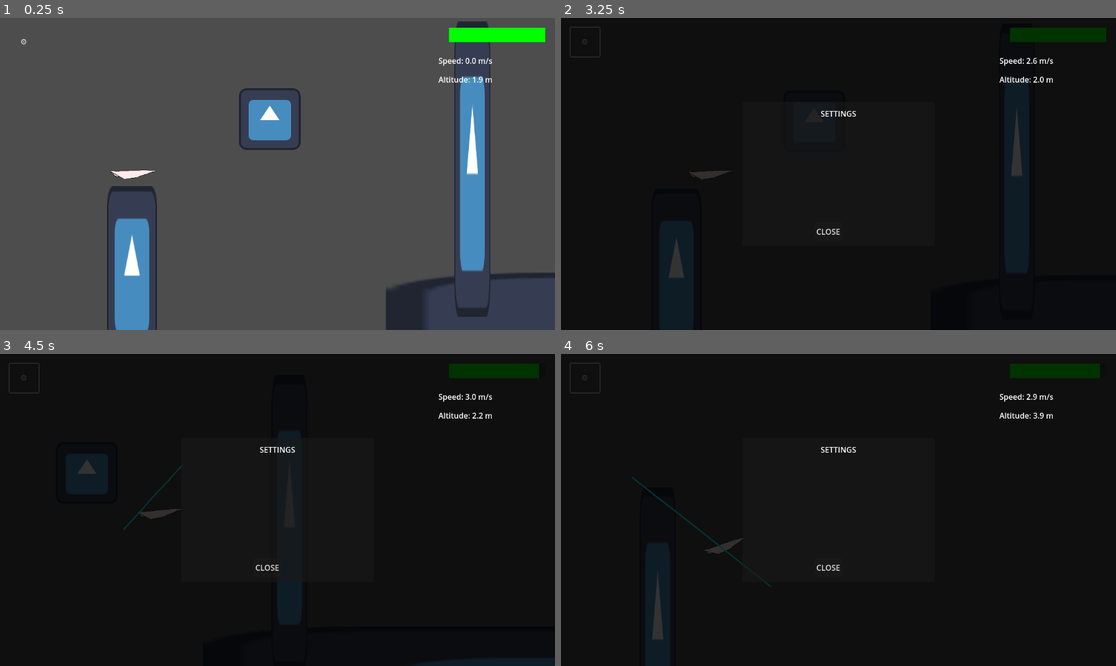
Above: before the commit, frames 1-4 (two rows, left to right).
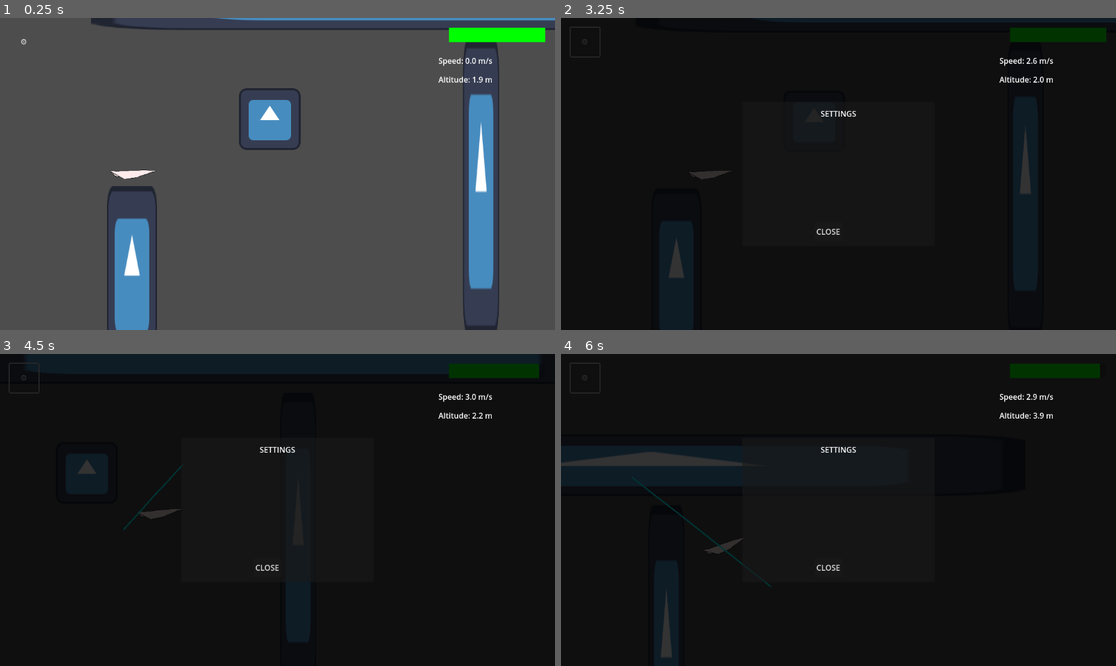
Above: after the commit, the same moments.

Repository: STUDIO-SINOKAYO/planegame
Game: Godot game, scene res://Scenes/level.tscn
The game is run twice, just before and just after one commit, with the same random seed, the same clock (stepped at 60 frames per second) and the same inputs. The engine's default icon, where the game draws it, is replaced by a stand-in: a white triangle on a blue panel in a dark square.
Inputs (mouse positions are in pixels of both pictures, inside the frame that each line leads up to):
- Up to frame 1 (0.25 s): no input
- Up to frame 2 (3.25 s): click "⚙️" at 0.5 s; click "⚙️" at 1.25 s; click "⚙️" at 2 s; tap Enter (ui_accept) at 2.75, 3.02 s; move the mouse to (960, 158) at 2.77 s; right-click (960, 158) at 2.85 s; click (960, 158) at 2.92 s
- Up to frame 3 (4.5 s): drag from (166, 525) to (227, 460) at 3.52 s; move the mouse to (333, 441) at 4.27 s; right-click (333, 441) at 4.35 s; click (333, 441) at 4.42 s
- Up to frame 4 (6 s): drag from (810, 572) to (672, 463) at 5.02 s; move the mouse to (1005, 556) at 5.77 s; right-click (1005, 556) at 5.85 s; click (1005, 556) at 5.92 s

The runs differ from the first frame. In frame 1, 6.4% of the frame differs, in the area x 16-100%, y 0-100%; in frame 2, 0.7%; in frame 3, less than 0.1%; in frame 4, 1.7%.

Commit message:
upper boundary collision thingy (will be clouds)

Diff:
--- /dev/null
+++ b/Scenes/Clouds.gd
@@ -0,0 +1,11 @@
+extends StaticBody2D
+
+
+# Called when the node enters the scene tree for the first time.
+func _ready() -> void:
+	pass # Replace with function body.
+
+
+# Called every frame. 'delta' is the elapsed time since the previous frame.
+func _process(delta: float) -> void:
+	pass
--- /dev/null
+++ b/Scenes/clouds.tscn
@@ -0,0 +1,19 @@
+[gd_scene load_steps=3 format=3 uid="uid://dx16h0mn7uvo5"]
+
+[ext_resource type="Texture2D" uid="uid://d02dwmif63q64" path="res://icon.svg" id="1_hmje7"]
+
+[sub_resource type="RectangleShape2D" id="RectangleShape2D_kt4y7"]
+size = Vector2(1528, 107)
+
+[node name="Clouds" type="Node2D"]
+
+[node name="Sprite2D" type="Sprite2D" parent="."]
+position = Vector2(388.5, 0)
+scale = Vector2(12.1484, 1)
+texture = ExtResource("1_hmje7")
+
+[node name="StaticBody2D" type="StaticBody2D" parent="."]
+
+[node name="CollisionShape2D" type="CollisionShape2D" parent="StaticBody2D"]
+position = Vector2(386, 2.5)
+shape = SubResource("RectangleShape2D_kt4y7")
--- a/Scenes/level.tscn
+++ b/Scenes/level.tscn
@@ -6,6 +6,7 @@
 [ext_resource type="Texture2D" uid="uid://3ljseolo2rts" path="res://Assets/Spite.png" id="4_81xng"]
 [ext_resource type="PackedScene" uid="uid://ba0tj3luxxix5" path="res://Scenes/fire.tscn" id="5_wqkje"]
 [ext_resource type="PackedScene" uid="uid://csjtfwpgo02uf" path="res://Scenes/water.tscn" id="6_0f350"]
+[ext_resource type="PackedScene" uid="uid://dx16h0mn7uvo5" path="res://Scenes/clouds.tscn" id="7_8c0lf"]
 
 [sub_resource type="RectangleShape2D" id="RectangleShape2D_0f350"]
 size = Vector2(41, 7)
@@ -16,11 +17,6 @@
 [node name="Sprite2D" type="Sprite2D" parent="."]
 position = Vector2(70, 612.5)
 scale = Vector2(0.8125, 2.82031)
-texture = ExtResource("2_81xng")
-
-[node name="Sprite2D2" type="Sprite2D" parent="."]
-position = Vector2(1911, 786)
-scale = Vector2(20.5313, 2.71875)
 texture = ExtResource("2_81xng")
 
 [node name="Plane" type="CharacterBody2D" parent="."]
@@ -55,7 +51,10 @@
 position = Vector2(356, 293)
 
 [node name="water" parent="Obstacles" instance=ExtResource("6_0f350")]
-position = Vector2(777, 379)
+position = Vector2(795, 416)
+
+[node name="Clouds" parent="Obstacles" instance=ExtResource("7_8c0lf")]
+position = Vector2(374, 44)
 
 [node name="UI" type="CanvasLayer" parent="."]
 
--- a/Scenes/water.tscn
+++ b/Scenes/water.tscn
@@ -4,7 +4,7 @@
 [ext_resource type="Script" uid="uid://dem8j6v2j76kv" path="res://Scripts/Water.gd" id="2_gf5bf"]
 
 [sub_resource type="RectangleShape2D" id="RectangleShape2D_gf5bf"]
-size = Vector2(63, 589)
+size = Vector2(66, 589)
 
 [node name="water" type="Node2D"]
 
@@ -17,8 +17,5 @@
 script = ExtResource("2_gf5bf")
 
 [node name="CollisionShape2D" type="CollisionShape2D" parent="Area2D"]
-position = Vector2(-1.5, 15.5)
+position = Vector2(0, 15.5)
 shape = SubResource("RectangleShape2D_gf5bf")
-
-[connection signal="body_entered" from="Area2D" to="Area2D" method="_on_body_entered"]
-[connection signal="body_exited" from="Area2D" to="Area2D" method="_on_body_exited"]
Not shown, added: Scenes/Clouds.gd.uid
Not shown: 1 places in Scenes/level.tscn that only renumber resources
